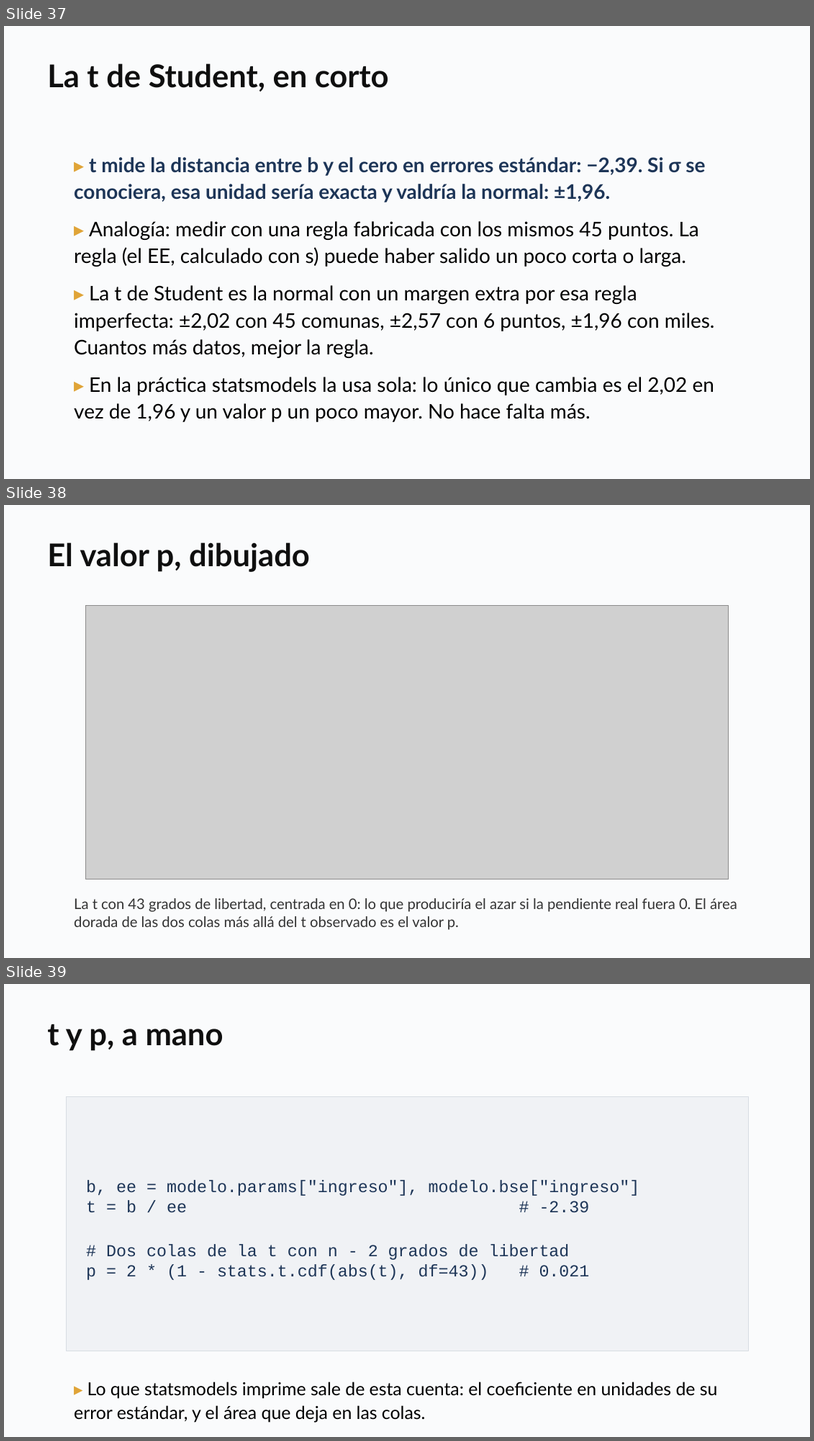
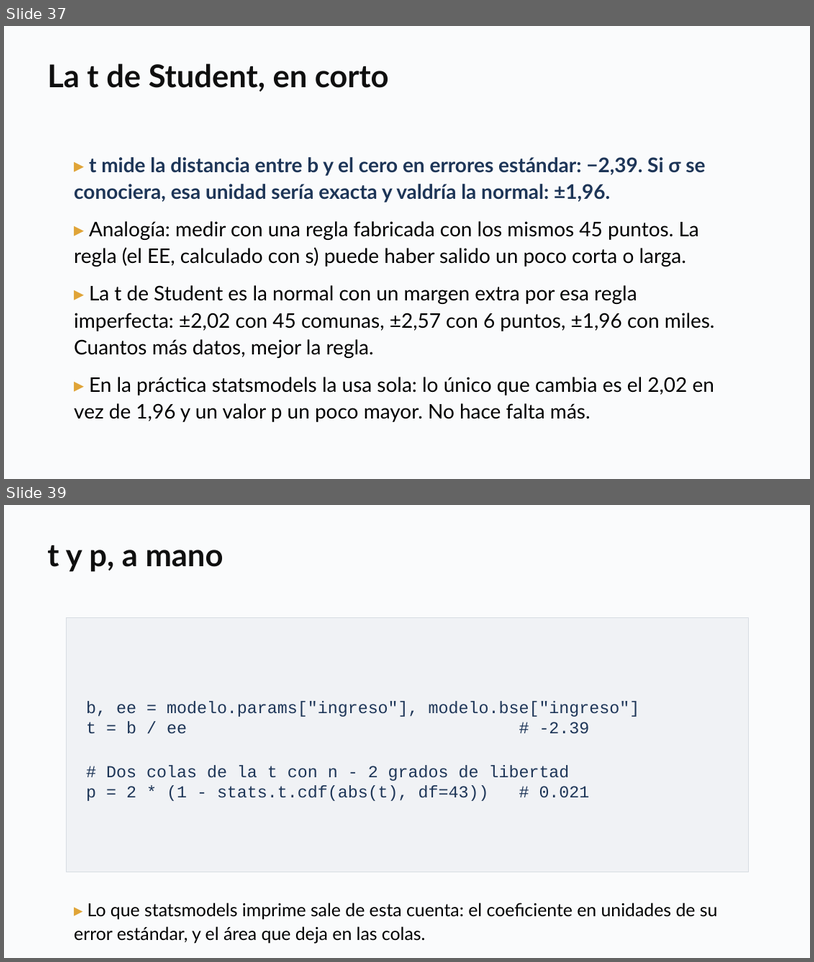
Before and after one commit to daniopitz/diplomado-cdd, a slide deck: presentaciones/clase05_probabilidad_inferencia.pptx. Shown one above the other, each under a label of ours: slides 37, 38 and 39 before the commit, slides 37 and 39 after it; the slides between them are not shown. The pictures are 814x1441 and 814x962 pixels, drawn with LibreOffice and Linux fonts; fonts in the diff are those of the drawing; grey boxes stand for pictures. Boxes give left, top, right and bottom in pixels: in the first picture for what was removed or moved away, otherwise in the second. Text is boxed around its words. In the diff, an @@ line names an element or a change of style, - is before the commit and + after.

```diff
--- a/presentaciones/clase05_probabilidad_inferencia.pptx
+++ b/presentaciones/clase05_probabilidad_inferencia.pptx
@@ slide 38 removed at [4,505,810,958], background #FFFFFF @@
@@ rectangle removed at [4,505,810,958] @@
@@ text removed at [47,542,310,572] @@
-El valor p, dibujado
@@ picture removed at [85,606,729,879] @@
@@ text removed at [74,898,738,930] @@
-La t con 43 grados de libertad, centrada en 0: lo que produciría el azar si la pendiente real fuera 0. El área dorada de las dos colas más allá del t observado es el valor p.
```
Also in this commit, not shown: 4 slides changed, 1 slide added, 2 other slides removed, 3 other files.
